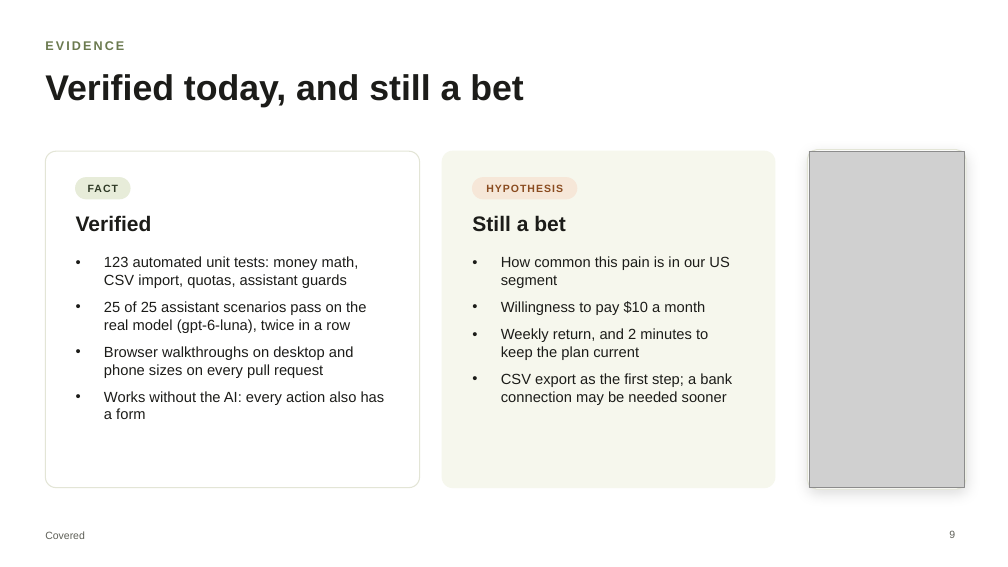
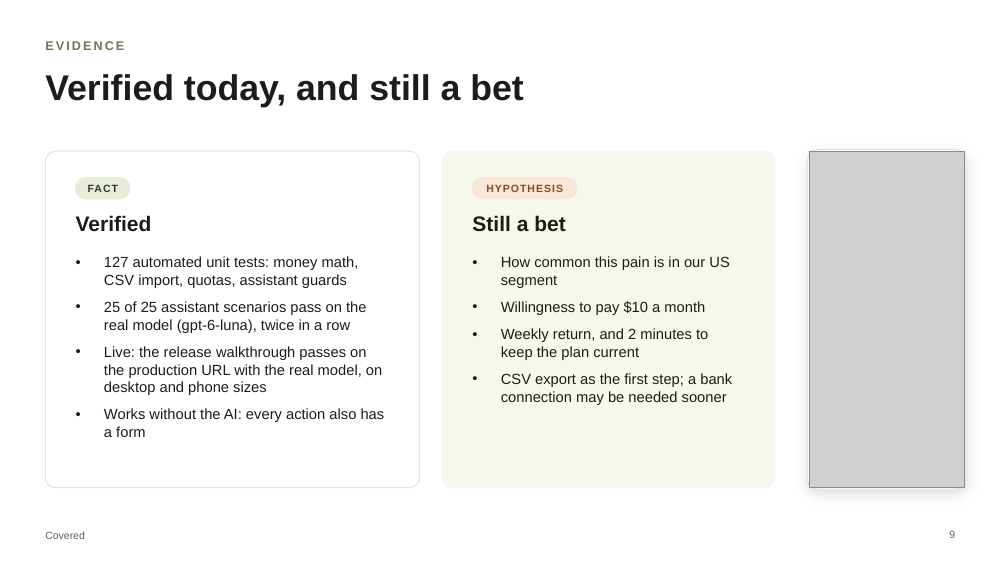
Before and after one commit to chinusoid/FractureTeam, a slide deck: slide 9 of pitch/covered-pitch.pptx. Drawn at 1008x567 pixels with LibreOffice and Linux fonts; fonts in the diff are those of the drawing; grey boxes stand for pictures. Boxes give left, top, right and bottom in pixels: in the first picture for what was removed or moved away, otherwise in the second. Text is boxed around its words. In the diff, an @@ line names an element or a change of style, - is before the commit and + after.

```diff
--- a/pitch/covered-pitch.pptx
+++ b/pitch/covered-pitch.pptx
@@ text at box(104, 256, 359, 288): text changed @@
-• 123 automated unit tests: money math, CSV import, quotas, assistant guards
+• 127 automated unit tests: money math, CSV import, quotas, assistant guards
@@ text at box(104, 346, 382, 395): text changed @@
-• Browser walkthroughs on desktop and phone sizes on every pull request
+• Live: the release walkthrough passes on the production URL with the real model, on desktop and phone sizes
```
Also in this commit, not shown: 3 other slides changed, 2 other files.
